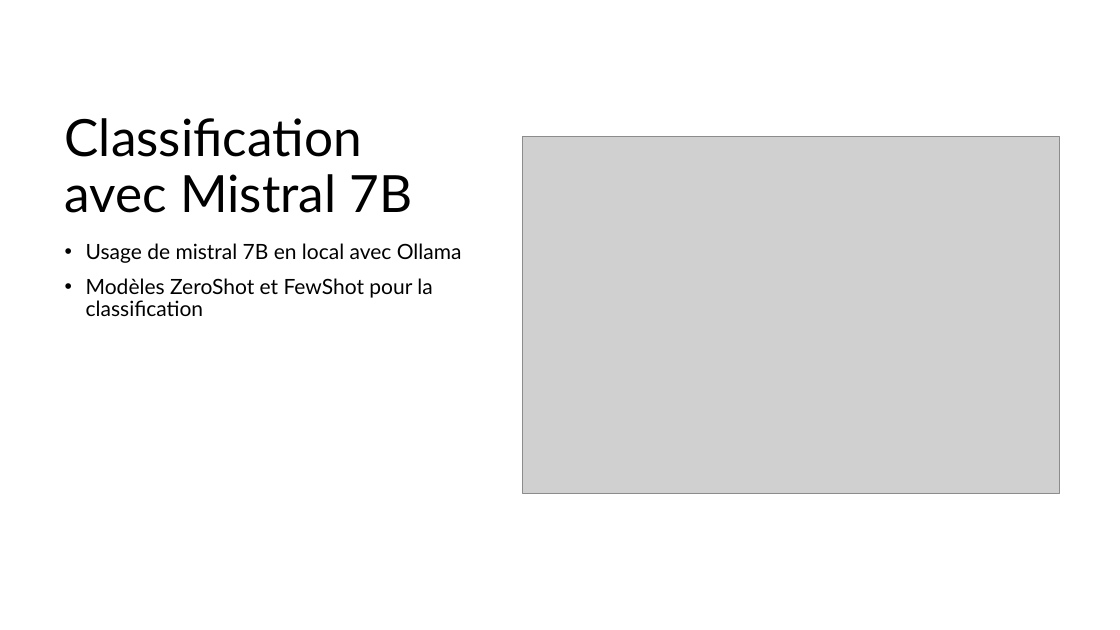
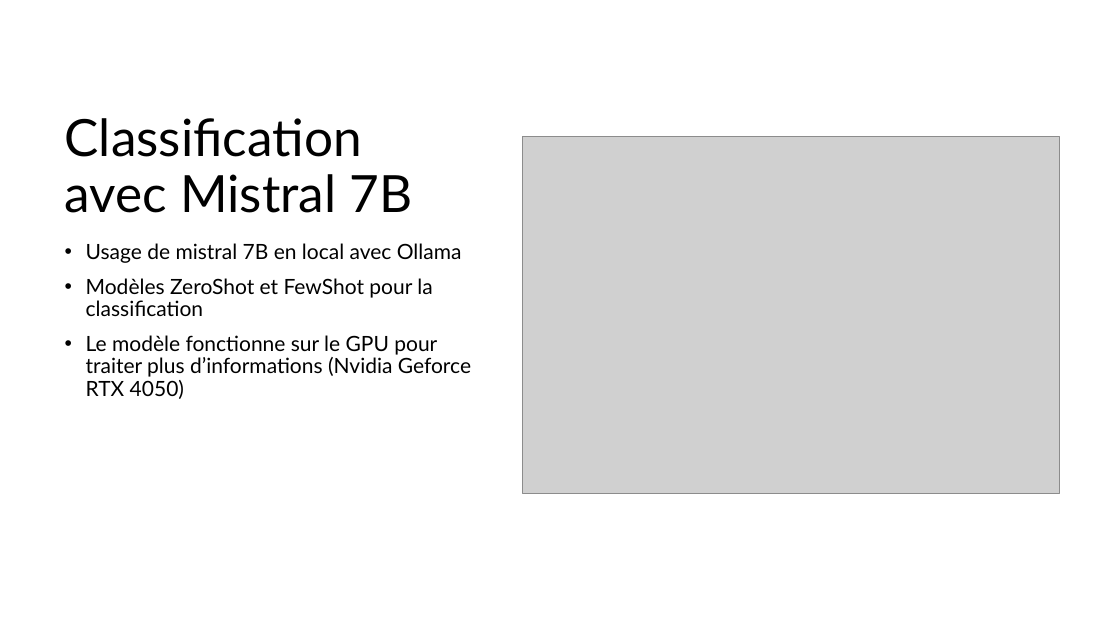
Before and after one commit to alexandre-petit/Cost_benefit_of_LLMs, a slide deck: slide 9 of 5_présentation.pptx. Drawn at 1120x630 pixels with LibreOffice and Linux fonts; fonts in the diff are those of the drawing; grey boxes stand for pictures. Boxes give left, top, right and bottom in pixels: in the first picture for what was removed or moved away, otherwise in the second. Text is boxed around its words. In the diff, an @@ line names an element or a change of style, - is before the commit and + after.

```diff
--- a/5_présentation.pptx
+++ b/5_présentation.pptx
@@ text at [86, 335, 471, 399]: paragraph added @@
+• Le modèle fonctionne sur le GPU pour traiter plus d’informations (Nvidia Geforce RTX 4050)
```
Also in this commit, not shown: 1 other slide changed, 3 other files.
